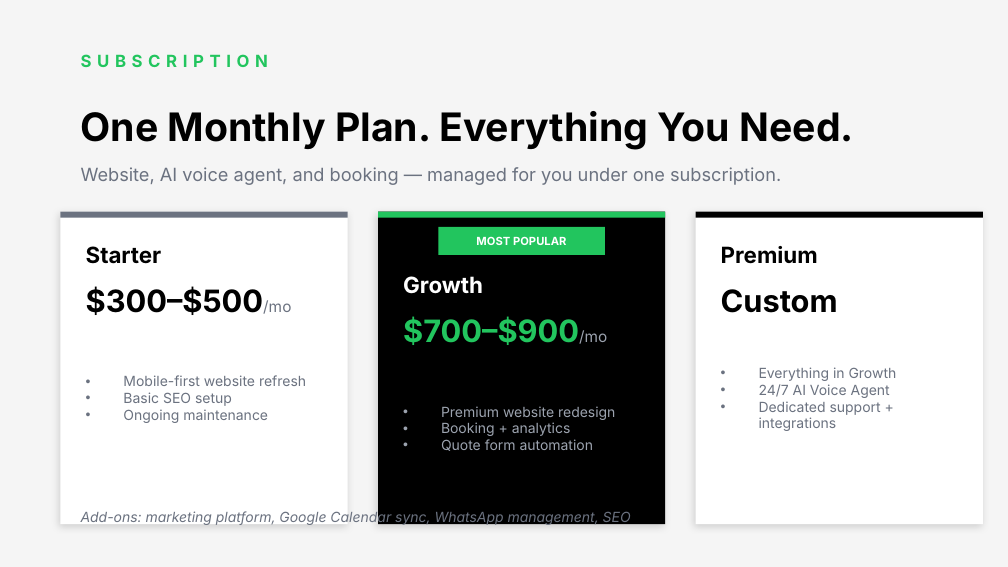
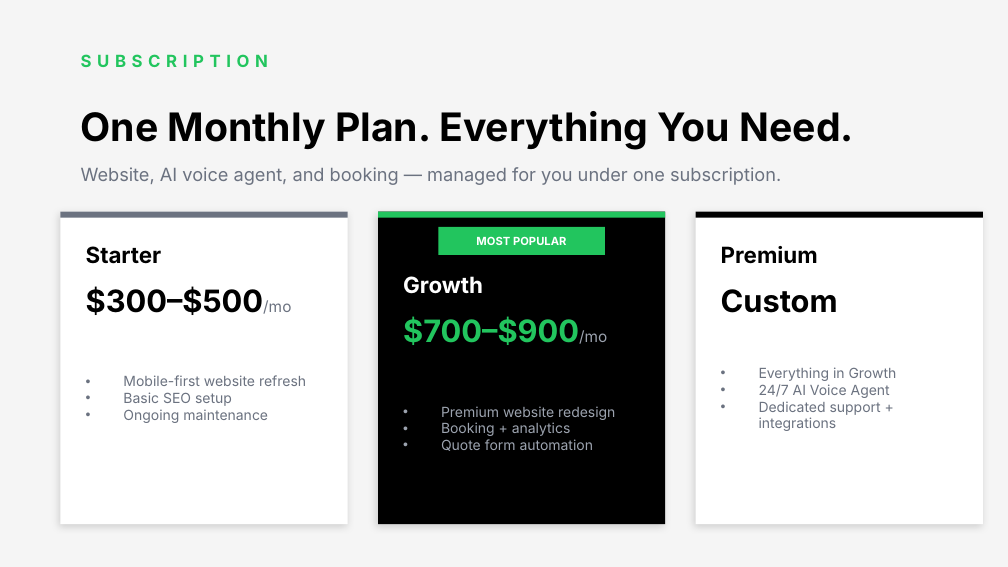
Before and after one commit to chiliec/moovers, a slide deck: slide 4 of Axveer-Moving-Automation.pptx. Drawn at 1008x567 pixels with LibreOffice and Linux fonts; fonts in the diff are those of the drawing. Boxes give left, top, right and bottom in pixels: in the first picture for what was removed or moved away, otherwise in the second. Text is boxed around its words. In the diff, an @@ line names an element or a change of style, - is before the commit and + after.

Commit message:
Remove add-ons

```diff
--- a/Axveer-Moving-Automation.pptx
+++ b/Axveer-Moving-Automation.pptx
@@ text removed at <box>81,510,631,526</box> @@
-Add-ons: marketing platform, Google Calendar sync, WhatsApp management, SEO
```
